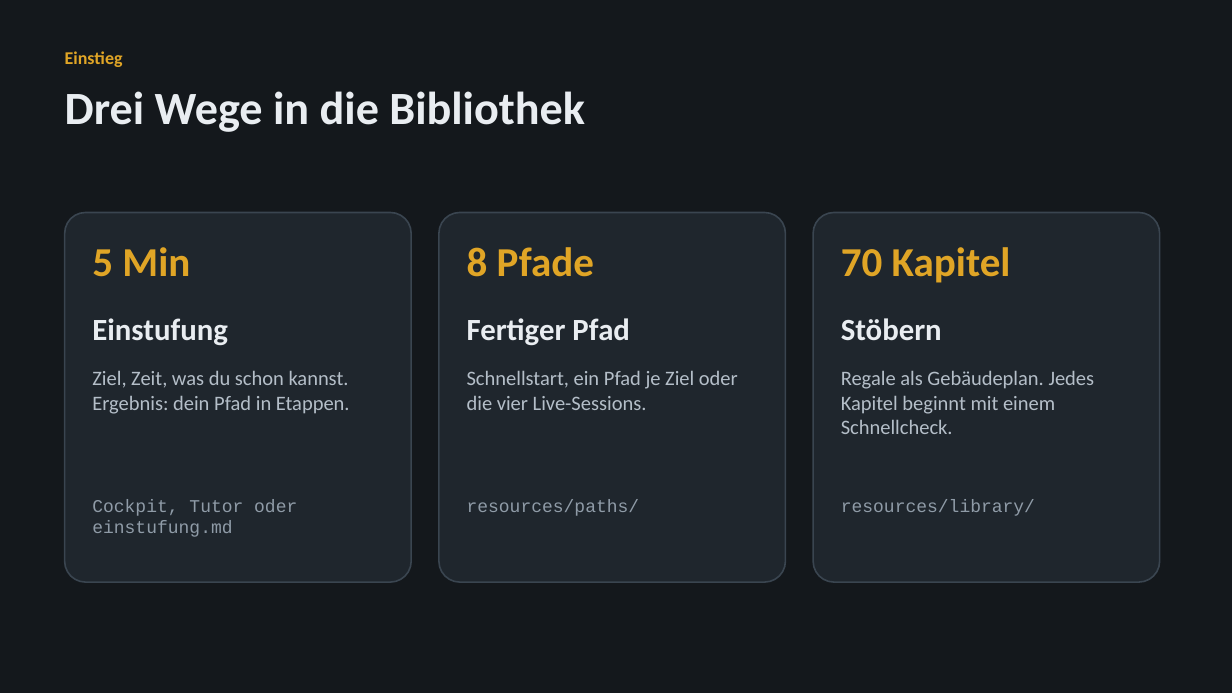
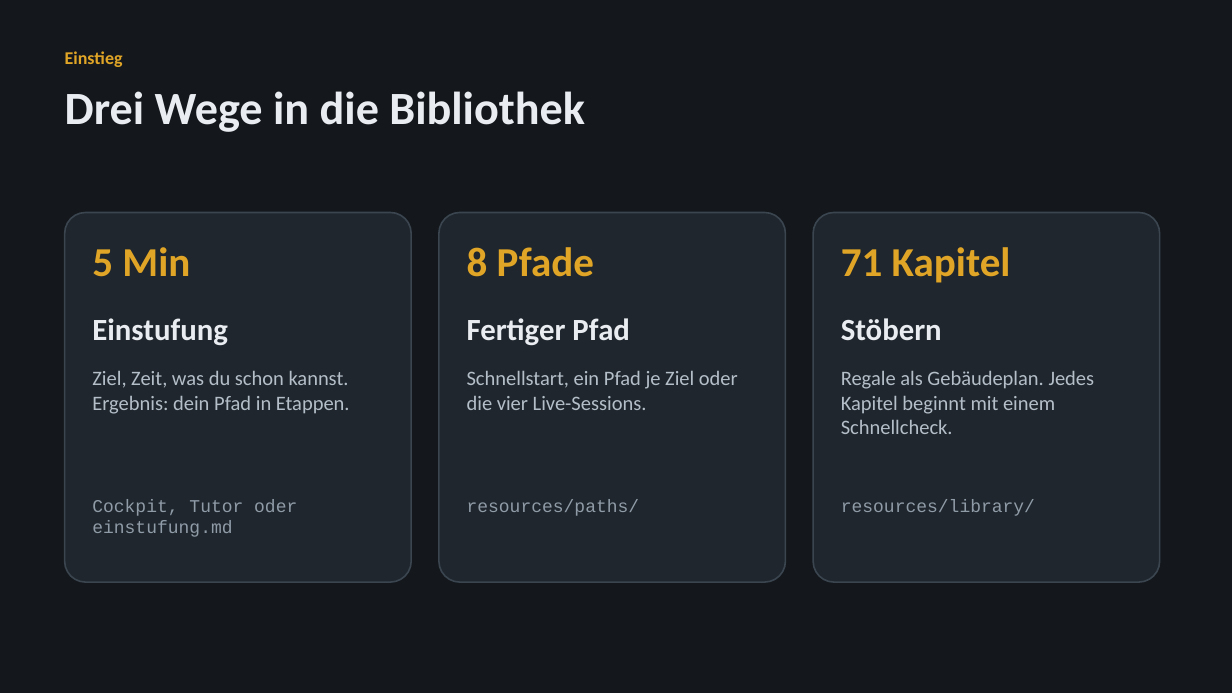
Before and after one commit to dynamic-dome/dynamic-workshop, a slide deck: slide 3 of resources/media/claude-code-praxisbibliothek.pptx. Drawn at 1232x693 pixels with LibreOffice and Linux fonts; fonts in the diff are those of the drawing. Boxes give left, top, right and bottom in pixels: in the first picture for what was removed or moved away, otherwise in the second. Text is boxed around its words. In the diff, an @@ line names an element or a change of style, - is before the commit and + after.

```diff
--- a/resources/media/claude-code-praxisbibliothek.pptx
+++ b/resources/media/claude-code-praxisbibliothek.pptx
@@ text at <box>841,247,1011,283</box>: text changed @@
-70 Kapitel
+71 Kapitel
```
Also in this commit, not shown: 6 other slides changed, 1 other file.
